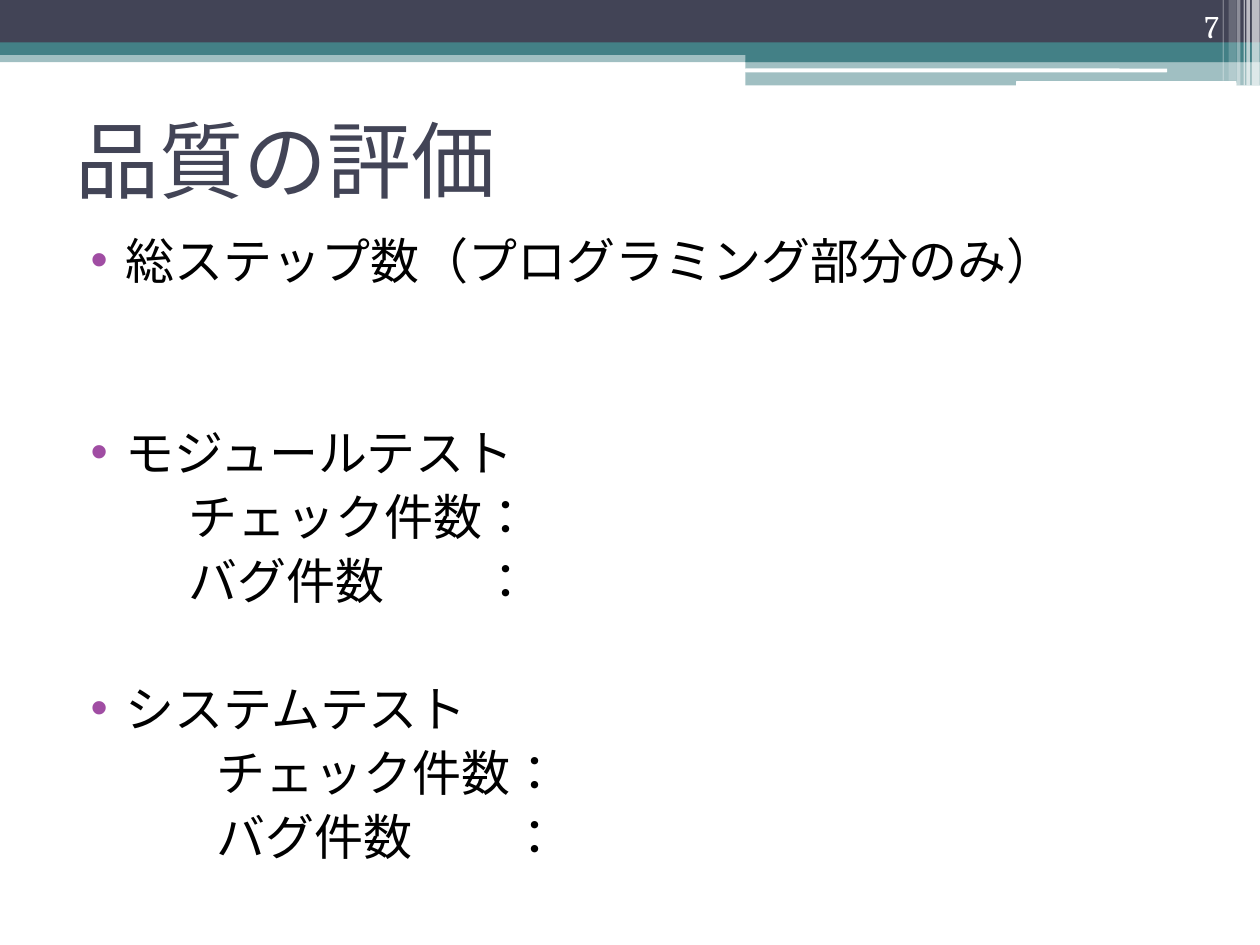
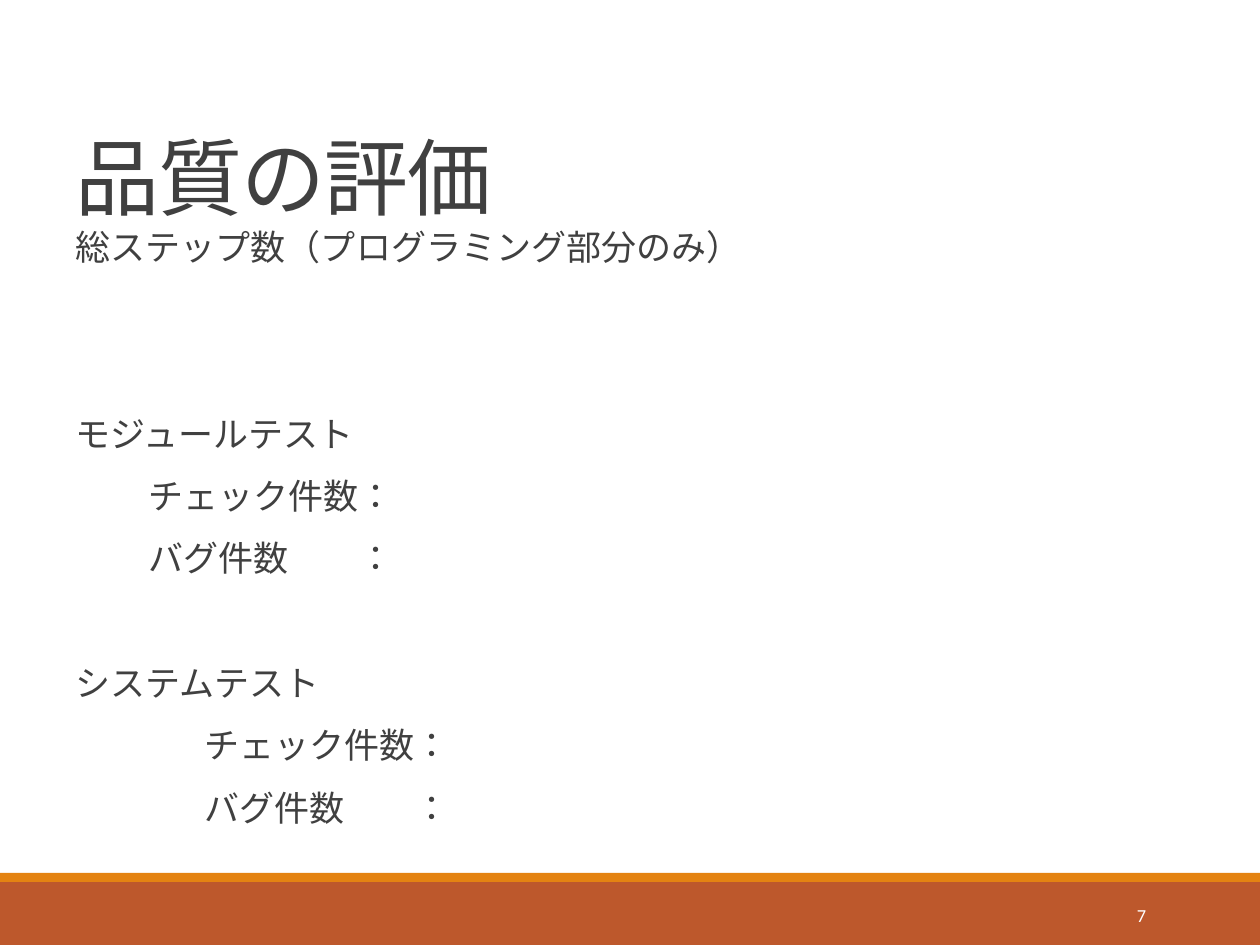
Before and after one commit to java201710/java, a slide deck: slide 7 of shimoyama/サンプル.pptx. Drawn at 1260x945 pixels with LibreOffice and Linux fonts; fonts in the diff are those of the drawing. Boxes give left, top, right and bottom in pixels: in the first picture for what was removed or moved away, otherwise in the second. Text is boxed around its words. In the diff, an @@ line names an element or a change of style, - is before the commit and + after.

```diff
--- a/shimoyama/サンプル.pptx
+++ b/shimoyama/サンプル.pptx
@@ rectangle removed at [0, 0, 1260, 43] @@
@@ rectangle removed at [1222, 0, 1223, 81] @@
@@ rectangle removed at [1228, 0, 1236, 81] @@
@@ rectangle removed at [1237, 0, 1241, 86] @@
@@ rectangle removed at [1244, 0, 1245, 86] @@
@@ rectangle removed at [1246, 0, 1250, 86] @@
@@ rectangle removed at [1252, 0, 1260, 86] @@
@@ rectangle removed at [0, 50, 1260, 62] @@
@@ rectangle removed at [0, 43, 1260, 55] @@
@@ rectangle removed at [746, 49, 1260, 62] @@
@@ title "品質の評価" at [76, 139, 492, 216]: font Roboto to Calibri, text colour #424456 to #404040, letter spacing 0 to -0.5 pt; line spacing 1 to 0.85; vertical alignment middle to bottom @@
@@ rounded rectangle removed at [745, 68, 1167, 72] @@
@@ rectangle removed at [746, 60, 1260, 86] @@
@@ rounded rectangle removed at [1016, 81, 1236, 86] @@
@@ text "総ステップ数（プログラミング部分のみ）" at [76, 230, 742, 824]: size 28 to 20 pt, font Cambria to Calibri, text colour #000000 to #404040; bullet • to  ; line spacing 1 to 0.9; more space between paragraphs; bullet colour #A04DA3 to #E48312 @@
@@ rectangle added at [0, 882, 1260, 945], fill #BD582C @@
@@ rectangle added at [0, 873, 1260, 882], fill #E48312 @@
@@ page number: place and size @@
-page number at [1204, 17, 1219, 45]
+page number at [1137, 910, 1146, 922]
@@ page number at [1137, 910, 1146, 922]: size 18 to 10.5 pt, font Cambria to Calibri; vertical alignment bottom to middle @@
```
Also in this commit, not shown: 14 other slides changed.
